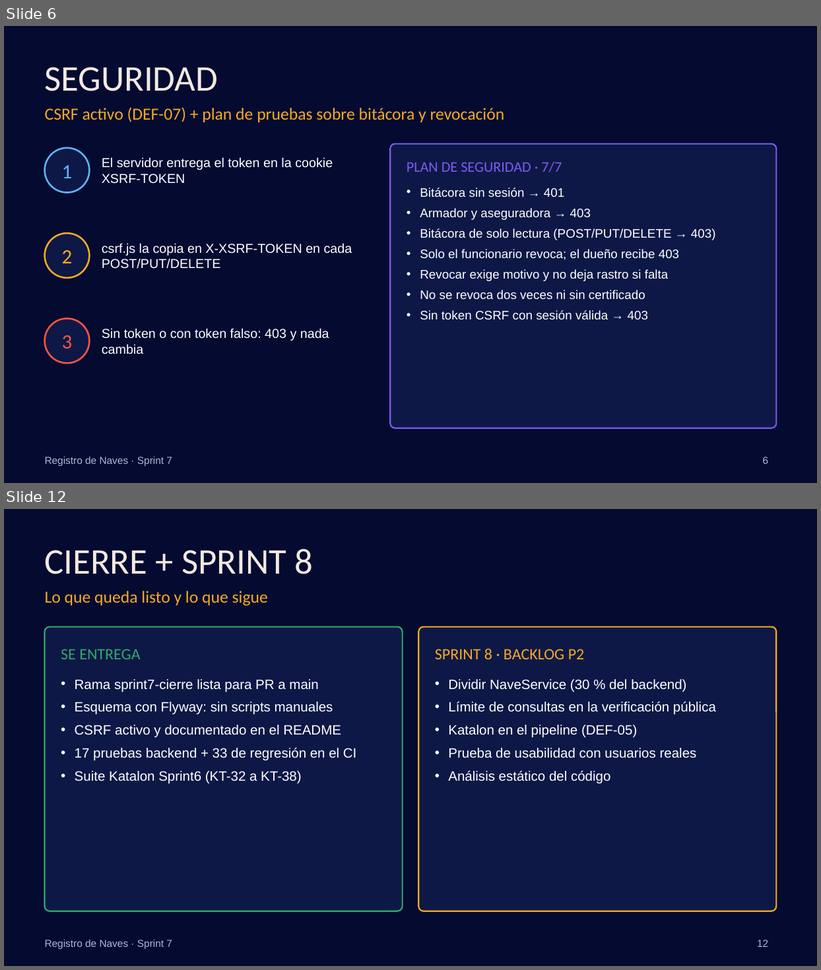
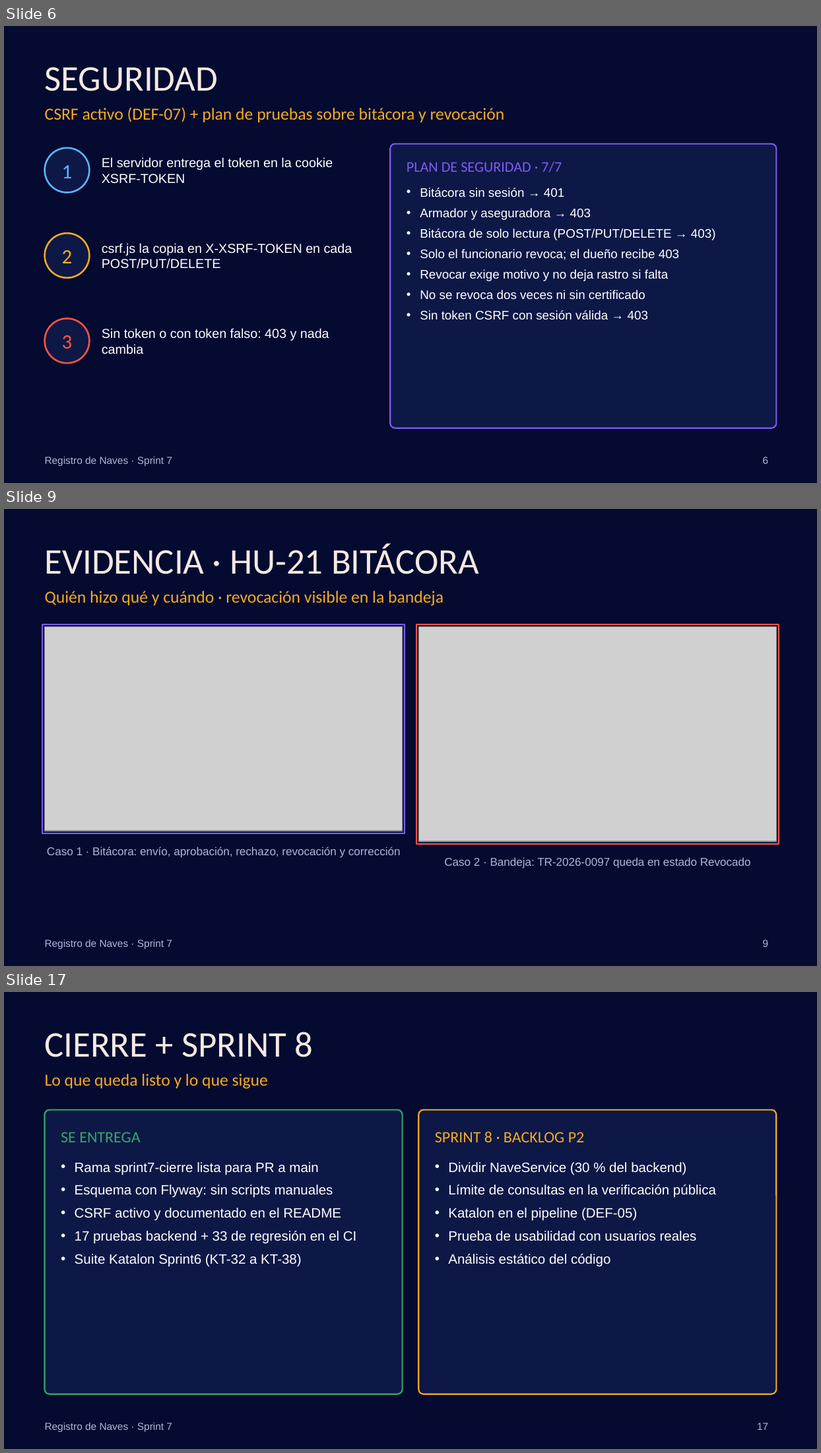
Before and after one commit to torres-martin/registro-maritimo-digital, a slide deck: docs/Sprint7-RegistroNaves.pptx. Shown one above the other, each under a label of ours: slides 6 and 12 before the commit, slides 6, 9 and 17 after it; the slides between them are not shown. The pictures are 821x970 and 821x1453 pixels, drawn with LibreOffice and Linux fonts; fonts in the diff are those of the drawing; grey boxes stand for pictures; background and template pictures are left out. Boxes give left, top, right and bottom in pixels: in the first picture for what was removed or moved away, otherwise in the second. Text is boxed around its words. In the diff, an @@ line names an element or a change of style, - is before the commit and + after.

```diff
--- a/docs/Sprint7-RegistroNaves.pptx
+++ b/docs/Sprint7-RegistroNaves.pptx
@@ slide 9 added at <box>4,509,817,966</box>, background #050A30; not listed: 1 template element that a slide beside it also shows @@
@@ title added at <box>45,544,479,574</box>, 32 pt, text #F2E9E1 @@
+EVIDENCIA · HU-21 BITÁCORA
@@ text added at <box>45,591,444,606</box>, 15 pt, text #F4AB22 @@
+Quién hizo qué y cuándo · revocación visible en la bandeja
@@ rectangle added at <box>42,625,405,834</box>, fill #0E1846, outline #7B5CF0 1.25 pt @@
@@ picture added at <box>45,627,403,831</box> @@
@@ rectangle added at <box>416,625,779,844</box>, fill #0E1846, outline #FE5541 1.25 pt @@
@@ picture added at <box>418,627,776,842</box> @@
@@ text added at <box>47,847,401,858</box>, 10 pt, text #AEB8D6 @@
+Caso 1 · Bitácora: envío, aprobación, rechazo, revocación y corrección
@@ text added at <box>444,857,751,869</box>, 10 pt, text #AEB8D6 @@
+Caso 2 · Bandeja: TR-2026-0097 queda en estado Revocado
@@ page number added at <box>763,940,769,947</box>, 9 pt, text #AEB8D6 @@
+9
@@ what was slide 12 is now slide 17 @@
@@ page number at <box>757,1423,768,1430</box>: text changed @@
-12
+17
```
Also in this commit, not shown: 6 slides changed, 4 other slides added, 3 other files.
